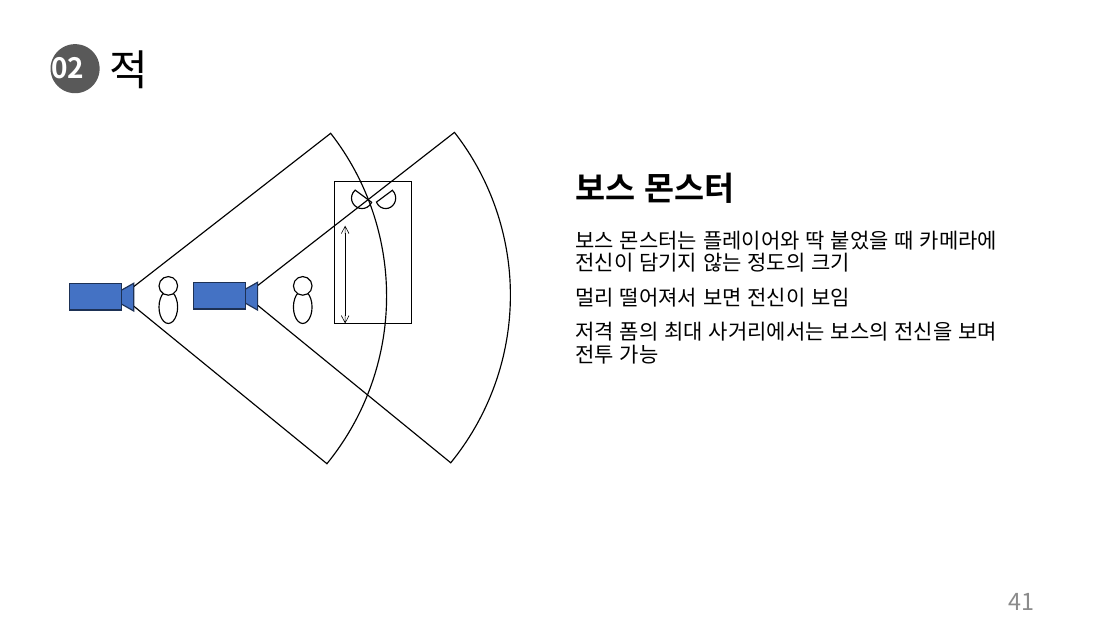
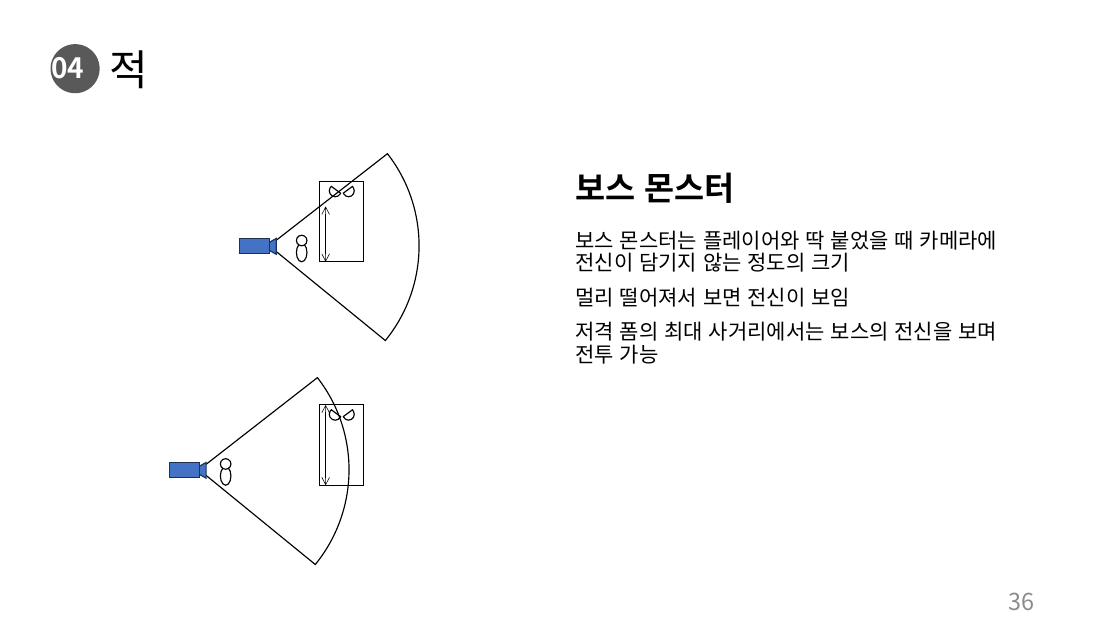
Before and after one commit to charobe/HDB, a slide deck: slide 36 of 조영욱/하자 드 바이오.pptx (slide 41 before the commit). Drawn at 1120x630 pixels with LibreOffice and Linux fonts; fonts in the diff are those of the drawing. Boxes give left, top, right and bottom in pixels: in the first picture for what was removed or moved away, otherwise in the second. Text is boxed around its words. In the diff, an @@ line names an element or a change of style, - is before the commit and + after.

```diff
--- a/조영욱/하자 드 바이오.pptx
+++ b/조영욱/하자 드 바이오.pptx
@@ text at bbox=[51, 50, 84, 86]: text changed @@
-02
+04
@@ pie slice (boxed as its full ellipse): place and size @@
-pie slice (boxed as its full ellipse) at bbox=[0, 30, 511, 560]
+pie slice (boxed as its full ellipse) at bbox=[119, 96, 419, 396]
@@ rectangle: place and size @@
-rectangle at bbox=[334, 181, 411, 323]
+rectangle at bbox=[320, 181, 364, 262]
@@ double arrow moved from (345, 226) - (345, 323) to (326, 207) - (326, 262) @@
@@ chord (boxed as its full ellipse): place and size @@
-chord (boxed as its full ellipse) at bbox=[352, 187, 373, 208]
+chord (boxed as its full ellipse) at bbox=[329, 185, 341, 197]
@@ chord (boxed as its full ellipse): place and size @@
-chord (boxed as its full ellipse) at bbox=[376, 187, 396, 208]
+chord (boxed as its full ellipse) at bbox=[343, 185, 354, 197]
@@ rectangle: place and size @@
-rectangle at bbox=[193, 282, 245, 309]
+rectangle at bbox=[239, 239, 269, 254]
@@ triangle: place and size @@
-triangle at bbox=[233, 282, 257, 310]
+triangle at bbox=[262, 239, 276, 255]
@@ ellipse: place and size @@
-ellipse at bbox=[293, 276, 312, 295]
+ellipse at bbox=[297, 235, 308, 246]
@@ ellipse: place and size @@
-ellipse at bbox=[293, 291, 312, 323]
+ellipse at bbox=[297, 244, 308, 262]
@@ rectangle removed at bbox=[70, 283, 122, 310] @@
@@ triangle removed at bbox=[109, 283, 134, 311] @@
@@ ellipse removed at bbox=[159, 291, 177, 323] @@
@@ ellipse removed at bbox=[159, 276, 177, 295] @@
@@ pie slice (boxed as its full ellipse): place and size @@
-pie slice (boxed as its full ellipse) at bbox=[0, 31, 386, 561]
+pie slice (boxed as its full ellipse) at bbox=[50, 320, 350, 620]
@@ double arrow added from (326, 405) to (326, 486), #000000 0.5 pt @@
@@ rectangle added at bbox=[170, 463, 199, 478], fill #4472C4, outline #1E3256 1 pt @@
@@ triangle added at bbox=[192, 463, 207, 479], fill #4472C4, outline #1E3256 1 pt @@
@@ group added at bbox=[220, 405, 364, 486]: 2 chord (boxed as its full ellipse)s, 2 ellipses, 1 rectangle @@
@@ page number at bbox=[1009, 592, 1035, 610]: text changed @@
-41
+36
```
Also in this commit, not shown: 32 other slides changed, 2 slides added, 1 slide removed, 1 other file.
